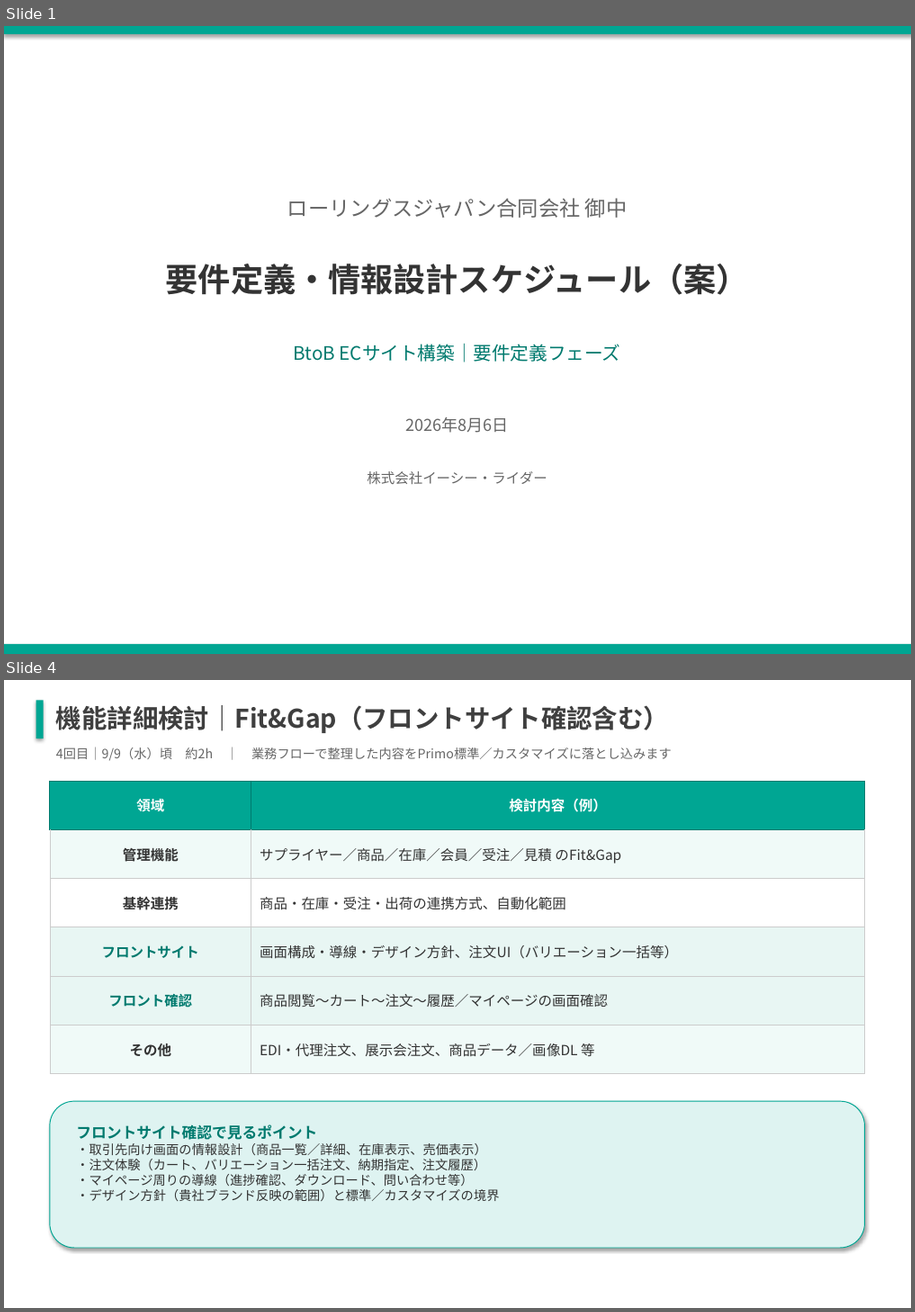
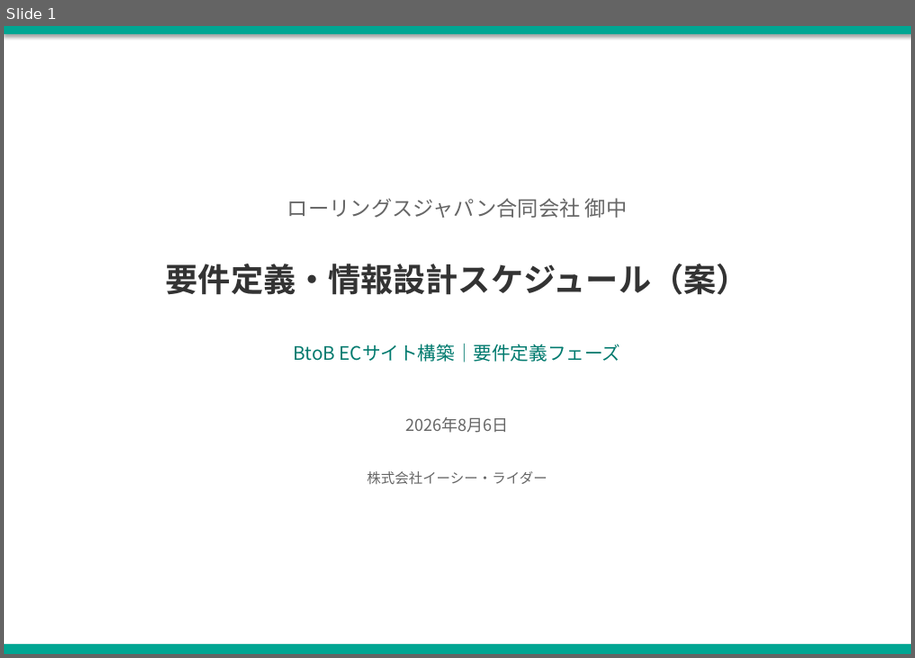
Before and after one commit to kozonoflight/git_tutorial, a slide deck: 要件定義WBS案_20260806.pptx. Shown one above the other, each under a label of ours: slides 1 and 4 before the commit, slide 1 after it; the slides between them are not shown. The pictures are 915x1312 and 915x658 pixels, drawn with LibreOffice and Linux fonts; fonts in the diff are those of the drawing. Boxes give left, top, right and bottom in pixels: in the first picture for what was removed or moved away, otherwise in the second. Text is boxed around its words. In the diff, an @@ line names an element or a change of style, - is before the commit and + after.

```diff
--- a/要件定義WBS案_20260806.pptx
+++ b/要件定義WBS案_20260806.pptx
@@ slide 4 removed at box(4, 680, 911, 1308), background #FFFFFF @@
@@ rectangle removed at box(36, 700, 44, 738) @@
@@ text removed at box(56, 705, 669, 733) @@
-機能詳細検討｜Fit&Gap（フロントサイト確認含む）
@@ text removed at box(56, 747, 672, 761) @@
-4回目｜9/9（水）頃 約2h ｜ 業務フローで整理した内容をPrimo標準／カスタマイズに落とし込みます
@@ table removed at box(50, 781, 866, 1073), 6 rows, 2 columns @@
-領域 | 検討内容（例）
-管理機能 | サプライヤー／商品／在庫／会員／受注／見積 のFit&Gap
-基幹連携 | 商品・在庫・受注・出荷の連携方式、自動化範囲
-フロントサイト | 画面構成・導線・デザイン方針、注文UI（バリエーション一括等）
-フロント確認 | 商品閲覧〜カート〜注文〜履歴／マイページの画面確認
-その他 | EDI・代理注文、展示会注文、商品データ／画像DL 等
@@ rounded rectangle removed at box(50, 1101, 865, 1248) @@
@@ text removed at box(76, 1125, 499, 1201) @@
-フロントサイト確認で見るポイント
-・取引先向け画面の情報設計（商品一覧／詳細、在庫表示、売価表示）
-・注文体験（カート、バリエーション一括注文、納期指定、注文履歴）
-・マイページ周りの導線（進捗確認、ダウンロード、問い合わせ等）
-・デザイン方針（貴社ブランド反映の範囲）と標準／カスタマイズの境界
```
Also in this commit, not shown: 3 slides changed, 1 slide added, 1 other slide removed.
